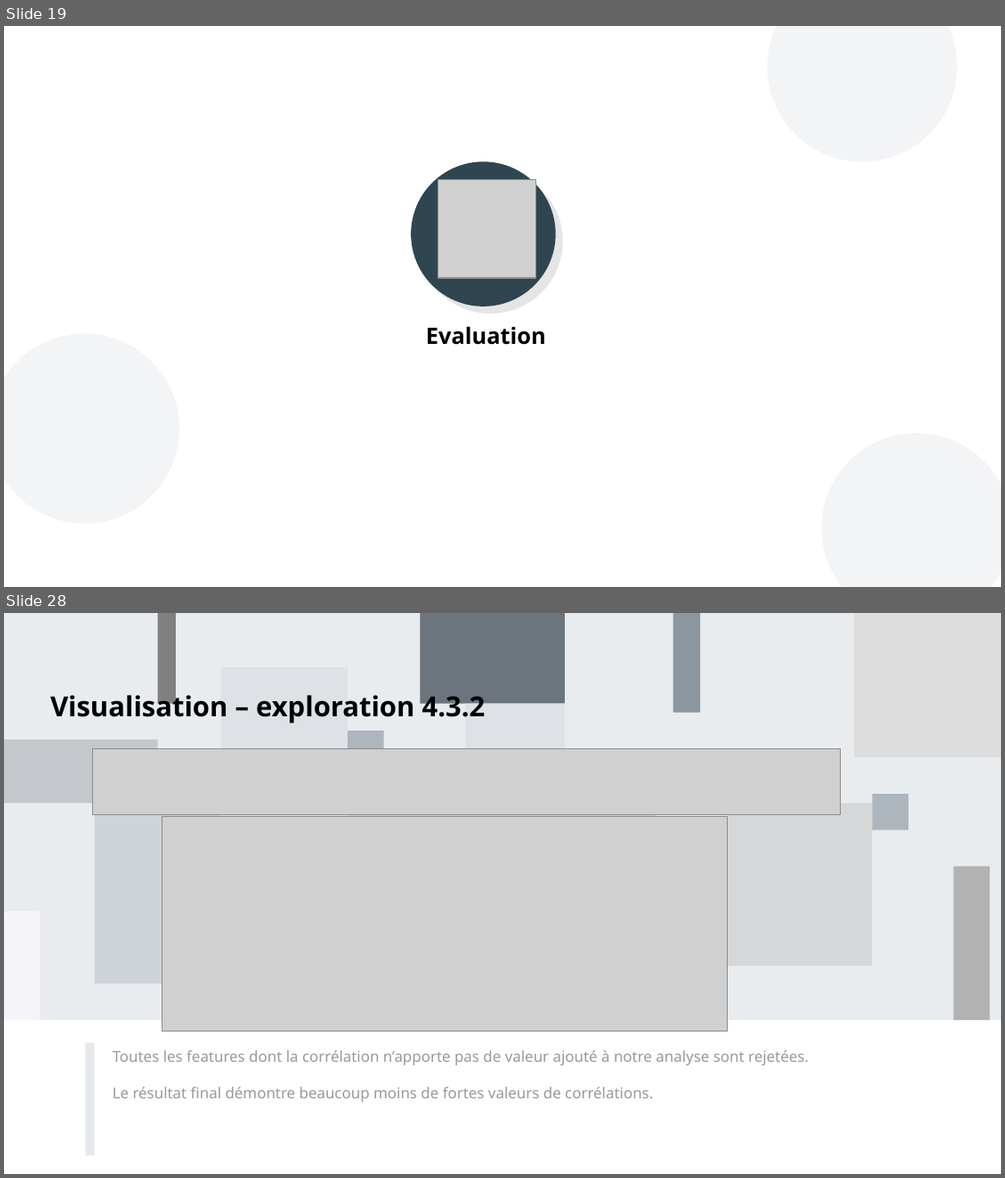
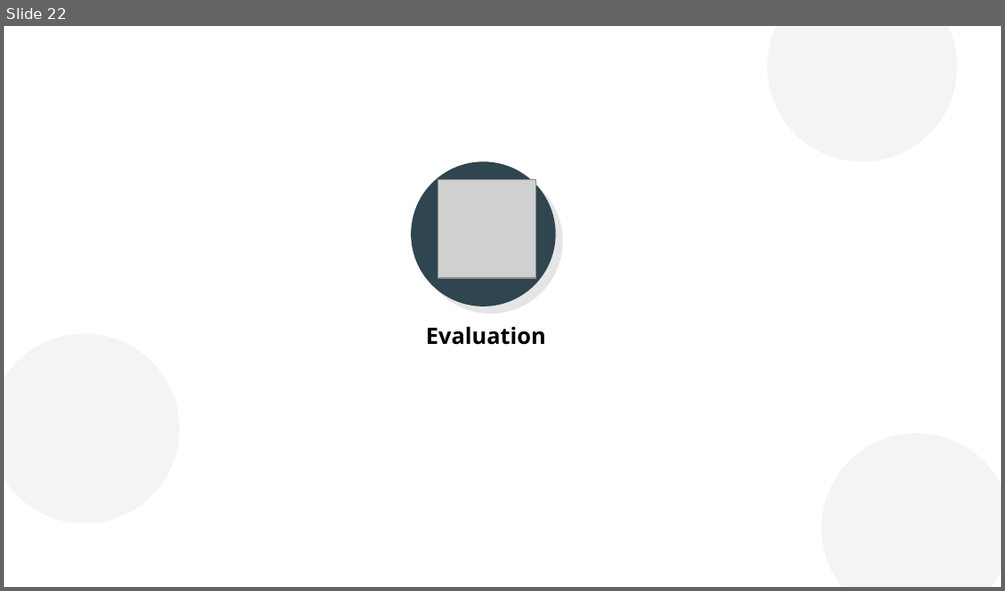
Before and after one commit to curiousmindflow/oc-ml-p3, a slide deck: report/P3_01_presentation.odp. Shown one above the other, each under a label of ours: slides 19 and 28 before the commit, slide 22 after it; the slides between them are not shown. The pictures are 1005x1178 and 1005x591 pixels, drawn with LibreOffice and Linux fonts; fonts in the diff are those of the drawing; grey boxes stand for pictures; background and template pictures are left out. Boxes give left, top, right and bottom in pixels: in the first picture for what was removed or moved away, otherwise in the second. Text is boxed around its words. In the diff, an @@ line names an element or a change of style, - is before the commit and + after.

```diff
--- a/report/P3_01_presentation.odp
+++ b/report/P3_01_presentation.odp
@@ slide 28 removed at (4,613,1001,1174), background #FFFFFF @@
@@ title removed at (50,691,485,724) @@
-Visualisation – exploration 4.3.2
@@ picture removed at (93,748,841,815) @@
@@ group removed at (4,613,1001,1020): 15 rectangles @@
@@ picture removed at (162,817,728,1031) @@
@@ rectangle removed at (85,1043,95,1156) @@
@@ text removed at (113,1050,809,1102) @@
-Toutes les features dont la corrélation n’apporte pas de valeur ajouté à notre analyse sont rejetées.
-Le résultat final démontre beaucoup moins de fortes valeurs de corrélations.
@@ what was slide 19 is now slide 22 @@
```
Also in this commit, not shown: 2 slides changed, 7 slides added, 20 other slides removed, 10 other files.
